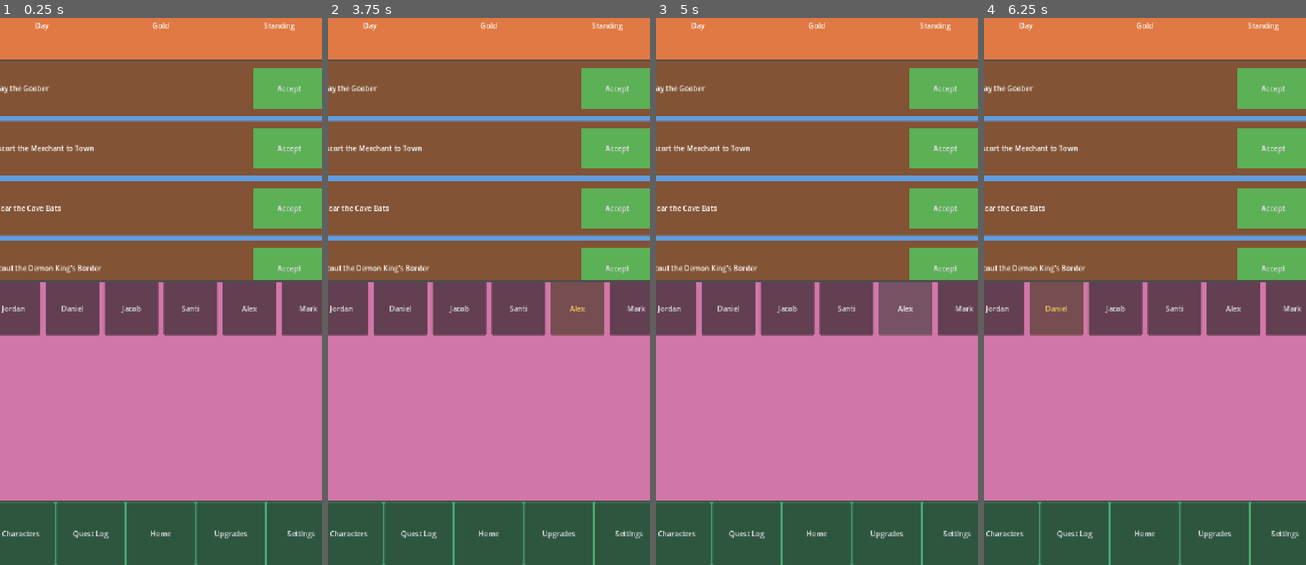
Above: before the commit, frames 1-4 (left to right).
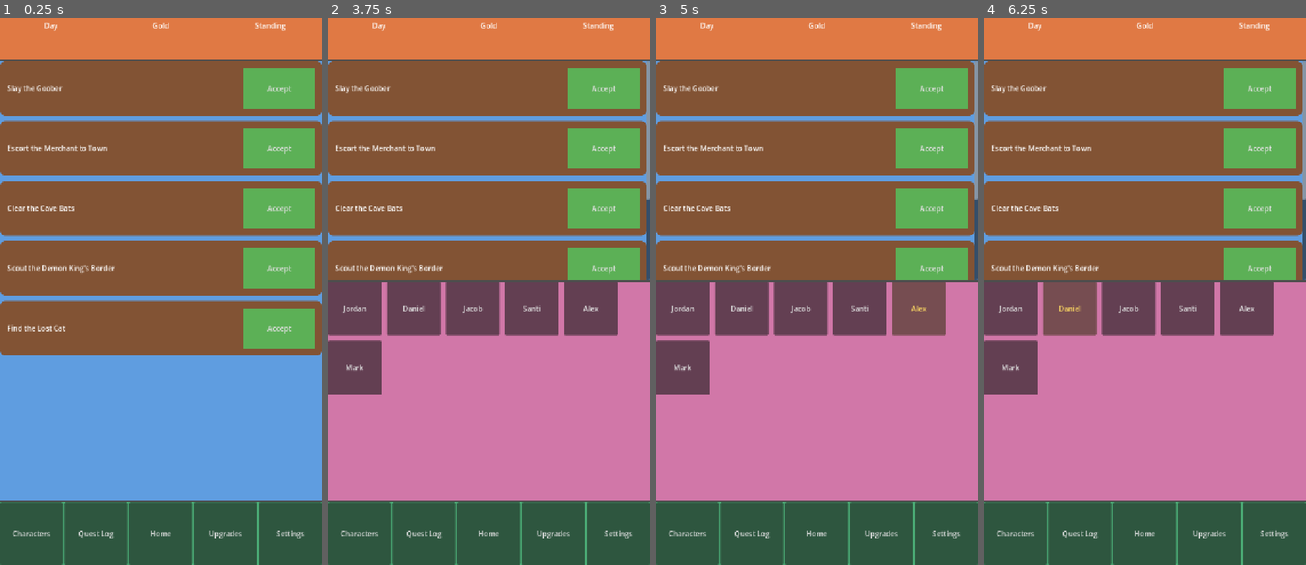
Above: after the commit, the same moments.

Repository: ActuallySanta/Fantasy-Guild-Manager
Game: Godot game, scene res://Scenes/UI/home_ui_prototype.tscn
Same seed, same stepped clock (60 frames per second), same inputs: the game is played once before the commit and once after it. This scene is started directly instead of the project's main scene.
Inputs (mouse positions are in pixels of both pictures, inside the frame that each line leads up to):
- Up to frame 1 (0.25 s): no input
- Up to frame 2 (3.75 s): click (340, 307) at 0.5 s, where only the run before the commit has a clickable "Jordan"; click (398, 307) at 1.25 s, where only the run before the commit has a clickable "Daniel"; click (460, 307) at 2 s, where only the run before the commit has a clickable "Jacob"; click (517, 307) at 2.75 s, where only the run before the commit has a clickable "Santi"; click (579, 307) at 3.5 s, where only the run before the commit has a clickable "Alex"
- Up to frame 3 (5 s): click (932, 329) at 4.25 s, where only the run after the commit has a clickable "Cancel"
- Up to frame 4 (6.25 s): click (1016, 379) at 5 s, where only the run after the commit has a clickable "+"; click "Daniel" at 5.75 s

The runs differ from the first frame. In frame 1, 44% of the frame differs, in the area x 0-100%, y 0-100%; in frame 2, 9.0%; in frame 3, 9.0%; in frame 4, 9.0%.

Commit message:
more iterations for bug fixes and UI changes

Diff:
--- a/Scenes/UI/home_ui_prototype.tscn
+++ b/Scenes/UI/home_ui_prototype.tscn
@@ -75,12 +75,13 @@
 layout_mode = 2
 horizontal_scroll_mode = 0
 
-[node name="ContentList" type="VBoxContainer" parent="MarginContainer/VBoxContainer/Content/ContentScroll" unique_id=1248711653]
+[node name="ContentList" type="VBoxContainer" parent="MarginContainer/VBoxContainer/Content/ContentScroll" unique_id=1248711653 node_paths=PackedStringArray("roster_panel")]
 layout_mode = 2
 size_flags_horizontal = 3
 theme_override_constants/separation = 12
 script = ExtResource("1_prqkl")
 quest_card_scene = ExtResource("2_xsnmc")
+roster_panel = NodePath("../../../Roster")
 
 [node name="Roster" type="PanelContainer" parent="MarginContainer/VBoxContainer" unique_id=1362079796]
 layout_mode = 2
@@ -88,13 +89,15 @@
 theme_override_styles/panel = SubResource("StyleBoxFlat_dh3ed")
 
 [node name="RosterScroll" type="ScrollContainer" parent="MarginContainer/VBoxContainer/Roster" unique_id=827291821]
+custom_minimum_size = Vector2(0, 270)
 layout_mode = 2
 horizontal_scroll_mode = 0
 
-[node name="CharList" type="HBoxContainer" parent="MarginContainer/VBoxContainer/Roster/RosterScroll" unique_id=699248054]
+[node name="CharList" type="HFlowContainer" parent="MarginContainer/VBoxContainer/Roster/RosterScroll" unique_id=291949744]
 layout_mode = 2
 size_flags_horizontal = 3
-theme_override_constants/separation = 12
+theme_override_constants/h_separation = 12
+theme_override_constants/v_separation = 12
 script = ExtResource("3_oscj5")
 character_button_scene = ExtResource("4_brb4x")
 
--- a/Scripts/UI/char_roster.gd
+++ b/Scripts/UI/char_roster.gd
@@ -1,9 +1,13 @@
 # fills the roster with buttons that act as character
-extends HBoxContainer
+extends HFlowContainer
 @export var character_button_scene: PackedScene
 
 # Called when the node enters the scene tree for the first time.
 func _ready() -> void:
+	# Tag this node so slots can tell it to refresh with
+	# get_tree().call_group("roster", "refresh").
+	add_to_group("roster")
+
 	if character_button_scene == null:
 		push_error("Roster: drag character_button.tscn into Character Button Scene in the Inspector.")
 		return
@@ -12,6 +16,19 @@
 		var button: CharacterButton = character_button_scene.instantiate()
 		add_child(button)	# add first
 		button.setup(character)		# fill data
+
+# hides every character in a quest slot and shows everyone else
+func refresh() -> void:
+	# collect characters in slots
+	var placed := []
+	for slot in get_tree().get_nodes_in_group("character_slots"):
+		if slot.character != null:
+			placed.append(slot.character)
+
+	# hide buttons characters are in the list
+	for button in get_children():
+		var is_placed := placed.any(func(c): return is_same(c, button.character))
+		button.visible = not is_placed
 
 # placeholder character info
 func _get_characters() -> Array:
--- a/Scripts/UI/character_slot.gd
+++ b/Scripts/UI/character_slot.gd
@@ -48,3 +48,6 @@
 	character = new_character
 	text = EMPTY_TEXT if character == null else str(character.get("name"))
 	changed.emit(self)
+
+	# hide placed characters and show free ones
+	get_tree().call_group("roster", "refresh")
--- a/Scripts/UI/quest_card.gd
+++ b/Scripts/UI/quest_card.gd
@@ -5,6 +5,7 @@
 
 # triggers when play accepts quest
 signal accepted(quest)
+signal closed(quest)
 
 # triggers when a character is added or removed from quest
 # the party array is the characters that are in the slots
@@ -16,6 +17,9 @@
 
 # quest data
 var quest
+
+# check if quest is open
+var is_open := false
 
 # get slots for the quests for reading and writing
 var slots: Array[CharacterSlot] = []
@@ -46,7 +50,7 @@
 
 # toggles card between open and closed
 func _on_accept_pressed() -> void:
-	var is_open := not _slot_row.visible
+	is_open = not is_open
 	_slot_row.visible = is_open
 	_accept_button.text = "Cancel" if is_open else "Accept"
 
--- a/Scripts/UI/quest_list.gd
+++ b/Scripts/UI/quest_list.gd
@@ -1,9 +1,14 @@
 # this script is what fills content with sample quest cards
 extends VBoxContainer
 @export var quest_card_scene: PackedScene
+@export var roster_panel: Control
 
 # Called when the node enters the scene tree for the first time.
 func _ready() -> void:
+	# start roster hidden so quest list is bigger
+	if roster_panel:
+		roster_panel.visible = false
+
 	if quest_card_scene == null:
 		push_error("QuestList: drag quest card scene into inspector")
 		return
@@ -20,6 +25,23 @@
 	card.party_changed.connect(_on_party_changed)
 	return card
 
+# function to update the visibility of the roster
+func _update_roster_visibility() -> void:
+	if roster_panel == null:
+		push_error("QuestList: drag the Roster node into Roster Panel in the Inspector")
+		return
+
+	var any_open := false
+	for card in get_children():
+		if card is QuestCard and card.is_open:
+			any_open = true
+
+	roster_panel.visible = any_open
+
+	# make sure character isnt highlighed when roster is hidden
+	if not any_open:
+		CharacterButton.clear_selection()
+
 # placeholder system for quests fix later
 func _get_quests() -> Array:
 	return [
@@ -32,7 +54,12 @@
 
 # called when play accepts quest
 func _on_quest_accepted(quest) -> void:
+	_update_roster_visibility()
 	print("Accepted: ", quest.get("title"))
+
+func _on_quest_closed(quest) -> void:
+	_update_roster_visibility()
+	print("Closed: ", quest.get("title"))
 
 # function to get the characters on quest
 func _on_party_changed(quest, party: Array) -> void:
